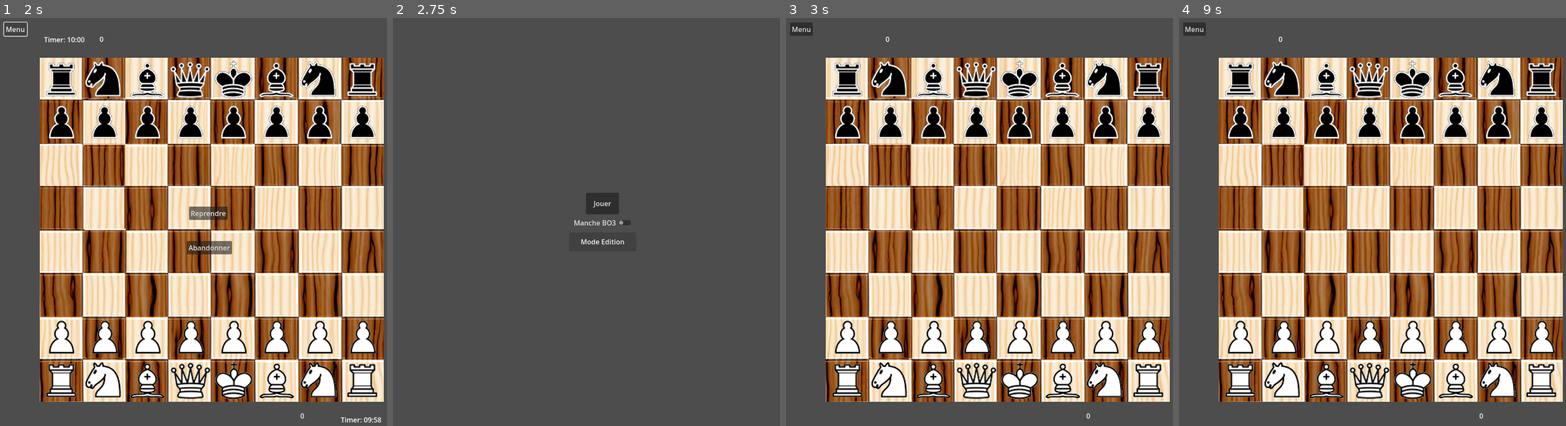
Above: before the commit, frames 1-4 (left to right).
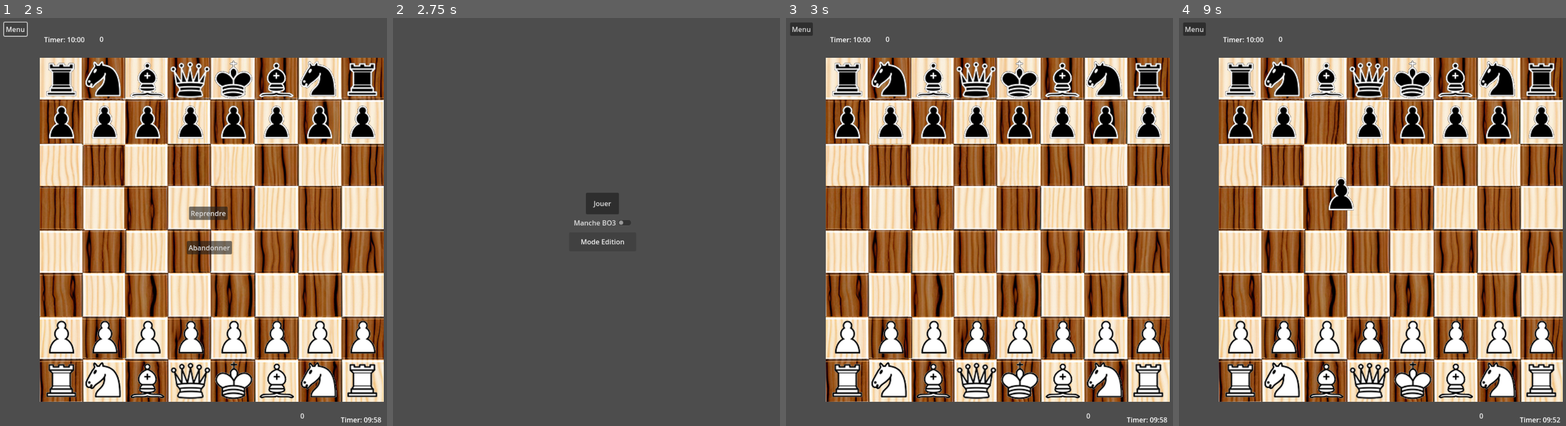
Above: after the commit, the same moments.

Repository: FabriceValmont/ChessGame-in-Godot4
Game: Godot game, scene res://Scene/menu.tscn
Same seed, same stepped clock (60 frames per second), same inputs: the game is played once before the commit and once after it.
Inputs (mouse positions are in pixels of both pictures, inside the frame that each line leads up to):
- Up to frame 1 (2 s): click "Jouer" at 0.5 s; click "Menu" at 1.25 s
- Up to frame 2 (2.75 s): click "Abandonner" at 2 s
- Up to frame 3 (3 s): click "Jouer" at 2.75 s
- Up to frame 4 (9 s): tap Enter at 3.5, 5, 6.5 s; move the mouse to (1484, 209) at 3.52 s; hold Shift 3.53-4.25 s; click (1484, 209) at 3.67 s; tap Space at 4.25, 5.75, 7.25 s; drag from (1302, 250) to (1240, 336) at 4.27 s; move the mouse to (1434, 136) at 5.02 s; tap Ctrl at 5.1 s; click (1434, 136) at 5.17 s; drag from (1368, 315) to (1457, 336) at 5.77 s; move the mouse to (1519, 295) at 6.52 s; tap Alt at 6.6 s; click (1519, 295) at 6.67 s; drag from (1260, 164) to (1326, 336) at 7.27 s; move the mouse to (1411, 230) at 8.02 s; hold Shift 8.03-8.75 s; click (1411, 230) at 8.17 s; drag from (1326, 124) to (1368, 336) at 8.77 s

Frames 1-2 are identical in both runs. In frame 3, 0.1% of the frame differs, in the area x 11-99%, y 4-100%; in frame 4, 0.8%.
Error in both runs: Invalid access to property or key 'i' on a base object of type 'null instance'. (res://Script/Variable_global.gd:1128)

Commit message:
Correction des bugs présents

Diff:
--- a/Script/Pawn.gd
+++ b/Script/Pawn.gd
@@ -76,9 +76,9 @@
 		if dragging and not event.pressed:
 			get_node("Area2D/CollisionShape2D").disabled = false
 			if white == true and VariableGlobal.turnWhite == true:
-				moveFinal(VariableGlobal.checkWhite,moveWithPinWhite())
+				moveFinal(VariableGlobal.checkWhite)
 			elif white == false and VariableGlobal.turnWhite == false:
-				moveFinal(VariableGlobal.checkBlack,moveWithPinBlack())
+				moveFinal(VariableGlobal.checkBlack)
 			self.position = Vector2(Position.x, Position.y)
 			dragging = false
 			z_index = 0
@@ -262,9 +262,12 @@
 		 or global_position.y >= get_parent().texture.get_height() + positionChessBoard.y :
 		self.position = Vector2(Position.x, Position.y)
 
-func moveFinal(checkColor,moveWithPinColor):
+func moveFinal(checkColor):
 	if checkColor == false:
-		moveWithPinColor
+		if white == true:
+			moveWithPinWhite()
+		elif white == false:
+			moveWithPinBlack()
 	elif checkColor == true and pieceProtectTheKing == true:
 		if pieceProtectsAgainstAnAttack == false:
 			defenceMove(attackerPositionshiftI,attackerPositionshiftJ)
--- a/Script/gameMenu.gd
+++ b/Script/gameMenu.gd
@@ -28,8 +28,10 @@
 	VariableGlobal.turnWhite = true
 	VariableGlobal.updateOfThePartsAttack = false
 	VariableGlobal.pieceProtectTheKing = false
+	VariableGlobal.checkmate = false
 	VariableGlobal.initialisingChessBoard()
 	VariableGlobal.initialisingAttackBoardWhiteAndBlack()
 	VariableGlobalOption.scoreWhite = 0
 	VariableGlobalOption.scoreBlack = 0
+	VariableGlobalOption.OpenMenu = false
 	get_tree().change_scene_to_file("res://Scene/menu.tscn")
--- a/Script/timer.gd
+++ b/Script/timer.gd
@@ -26,7 +26,7 @@
 	if get_node(pathTextTimerWhite) != null and get_node(pathTextTimerBlack) != null:
 		get_node(pathTextTimerWhite).set_text("Timer: " + str("%02d:%02d" % [timerWhiteMinutes, whiteSecondsRemaining]))
 		get_node(pathTextTimerBlack).set_text("Timer: " + str("%02d:%02d" % [timerBlackMinutes, blackSecondsRemaining]))
-		if VariableGlobal.turnWhite == true :
+		if VariableGlobal.turnWhite == true and VariableGlobal.checkmate == false :
 			whiteSecondsRemaining -= _delta #Décompte des secondes
 			if whiteSecondsRemaining < 0 : #Si les secondes atteignent 0
 				if timerWhiteMinutes > 0 : #Si des minutes restantes
@@ -42,7 +42,7 @@
 						VariableGlobal.pieceProtectTheKing = false
 						VariableGlobal.initialisingChessBoard()
 						VariableGlobal.initialisingAttackBoardWhiteAndBlack()
-		elif VariableGlobal.turnWhite == false :
+		elif VariableGlobal.turnWhite == false and VariableGlobal.checkmate == false:
 			blackSecondsRemaining -= _delta #Décompte des secondes
 			if blackSecondsRemaining < 0 : #Si les secondes atteignent 0
 				if timerBlackMinutes > 0 : #Si des minutes restantes
Not shown, added: Scene/paw5E69.tmp
